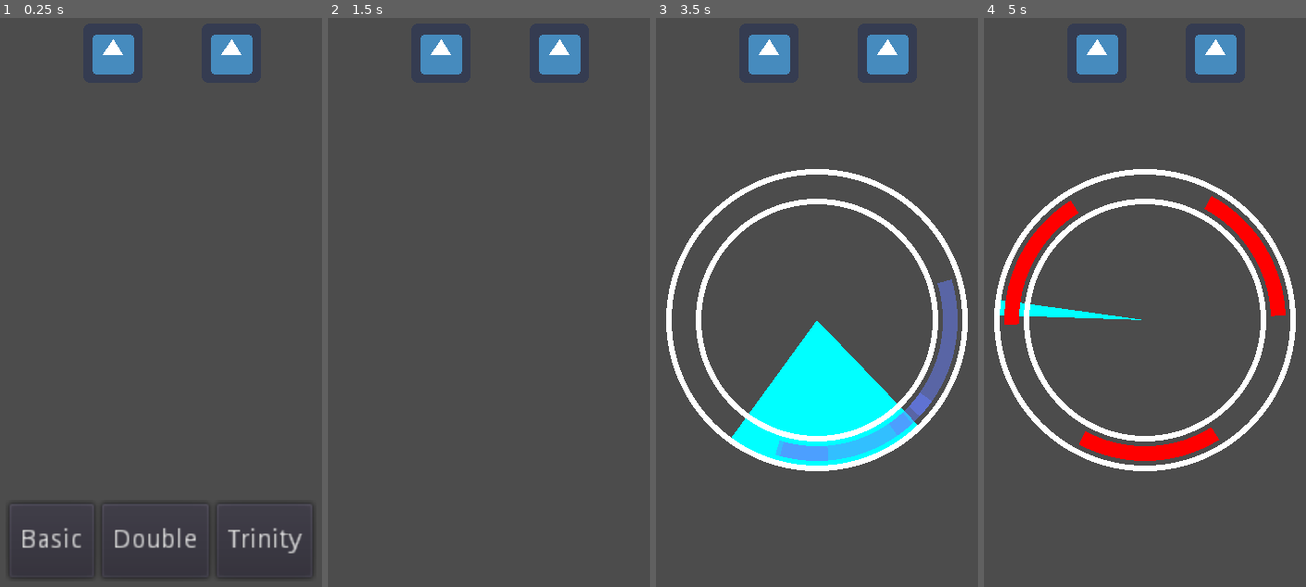
Above: before the commit, frames 1-4 (left to right).
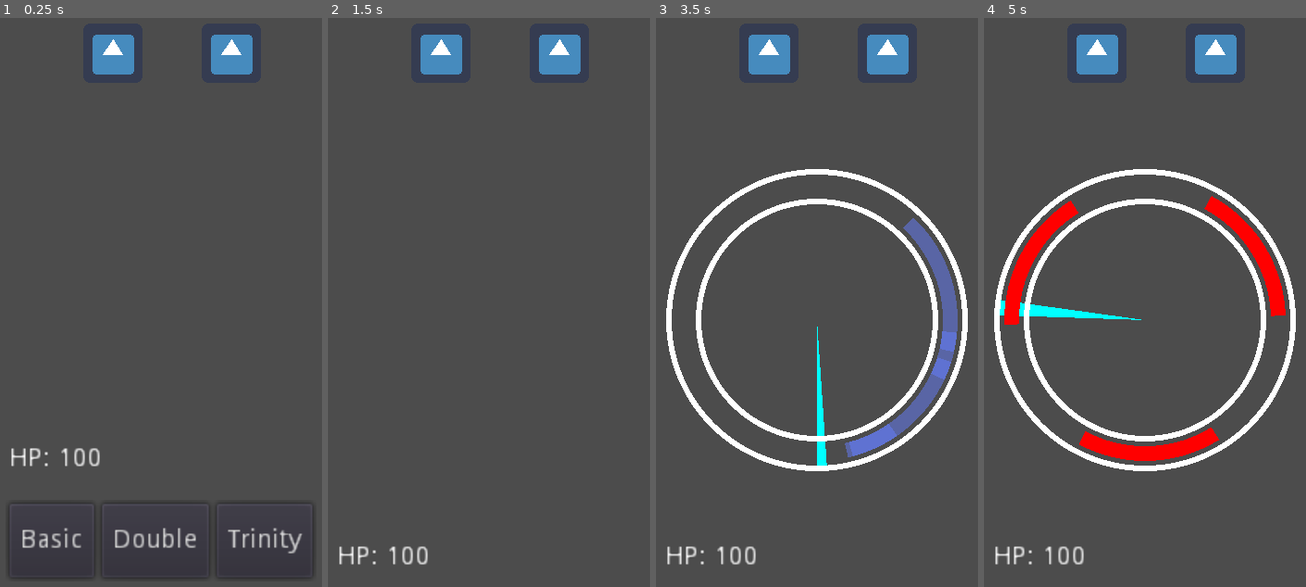
Above: after the commit, the same moments.

Repository: mharitsnf/SoulWheel
Game: Godot game, scene res://Scenes/Main/Root.tscn
Two runs of this game, one before a commit and one after it. Both use one fixed random seed, a clock stepped at 60 frames per second and the inputs below. The engine's default icon, where the game draws it, is replaced by a stand-in: a white triangle on a blue panel in a dark square.
Inputs:
- Up to frame 1 (0.25 s): no input
- Up to frame 2 (1.5 s): click "Basic" at 0.5 s; tap Enter (ui_accept) at 1.25 s
- Up to frame 3 (3.5 s): tap Enter (ui_accept) at 1.52, 2, 2.27, 2.75 s
- Up to frame 4 (5 s): tap Enter (ui_accept) at 3.77, 4.25, 4.52 s

The runs differ from the first frame. In frame 1, 0.3% of the frame differs, in the area x 3-32%, y 75-79%; in frame 2, 0.3%; in frame 3, 8.6%, in the area x 3-94%, y 35-97%; in frame 4, 0.3%.

Commit message:
Add HP indicator

Diff:
--- /dev/null
+++ b/Resources/Arrow/4-160-120.tres
@@ -0,0 +1,9 @@
+[gd_resource type="Resource" load_steps=2 format=2]
+
+[ext_resource path="res://Resources/Arrow/arrow_template.gd" type="Script" id=1]
+
+[resource]
+script = ExtResource( 1 )
+move_speed = 160
+rot_angle = 120
+thickness = 4
--- a/Resources/Arrow/Wide.tres
+++ b/Resources/Arrow/4-160-240.tres
@@ -4,6 +4,6 @@
 
 [resource]
 script = ExtResource( 1 )
-move_speed = 140
-rot_angle = 0
-thickness = 80
+move_speed = 160
+rot_angle = 240
+thickness = 4
--- /dev/null
+++ b/Resources/Arrow/40-140-0.tres
@@ -0,0 +1,9 @@
+[gd_resource type="Resource" load_steps=2 format=2]
+
+[ext_resource path="res://Resources/Arrow/arrow_template.gd" type="Script" id=1]
+
+[resource]
+script = ExtResource( 1 )
+move_speed = 140
+rot_angle = 0
+thickness = 40
--- a/Resources/Attack Skills/Basic.tres
+++ b/Resources/Attack Skills/Basic.tres
@@ -1,7 +1,7 @@
 [gd_resource type="Resource" load_steps=3 format=2]
 
 [ext_resource path="res://Resources/Attack Skills/attack_skill.gd" type="Script" id=1]
-[ext_resource path="res://Resources/Arrow/Wide.tres" type="Resource" id=2]
+[ext_resource path="res://Resources/Arrow/4-160-0.tres" type="Resource" id=2]
 
 [resource]
 script = ExtResource( 1 )
--- a/Resources/Attack Skills/Double.tres
+++ b/Resources/Attack Skills/Double.tres
@@ -1,6 +1,6 @@
 [gd_resource type="Resource" load_steps=3 format=2]
 
-[ext_resource path="res://Resources/Arrow/NormalArrow.tres" type="Resource" id=1]
+[ext_resource path="res://Resources/Arrow/4-160-0.tres" type="Resource" id=1]
 [ext_resource path="res://Resources/Attack Skills/attack_skill.gd" type="Script" id=2]
 
 [resource]
--- a/Resources/Attack Skills/Trinity.tres
+++ b/Resources/Attack Skills/Trinity.tres
@@ -1,25 +1,14 @@
-[gd_resource type="Resource" load_steps=6 format=2]
+[gd_resource type="Resource" load_steps=5 format=2]
 
-[ext_resource path="res://Resources/Arrow/NormalArrow.tres" type="Resource" id=1]
+[ext_resource path="res://Resources/Arrow/4-160-0.tres" type="Resource" id=1]
 [ext_resource path="res://Resources/Attack Skills/attack_skill.gd" type="Script" id=2]
-[ext_resource path="res://Resources/Arrow/arrow_template.gd" type="Script" id=3]
-
-[sub_resource type="Resource" id=1]
-script = ExtResource( 3 )
-move_speed = 160
-rot_angle = 120
-thickness = 4
-
-[sub_resource type="Resource" id=2]
-script = ExtResource( 3 )
-move_speed = 160
-rot_angle = 240
-thickness = 4
+[ext_resource path="res://Resources/Arrow/4-160-120.tres" type="Resource" id=3]
+[ext_resource path="res://Resources/Arrow/4-160-240.tres" type="Resource" id=4]
 
 [resource]
 script = ExtResource( 2 )
 name = "Trinity"
-data = [ [ ExtResource( 1 ), SubResource( 1 ), SubResource( 2 ) ] ]
+data = [ [ ExtResource( 1 ), ExtResource( 3 ), ExtResource( 4 ) ] ]
 damage = 5
 hp_cost = 0
 is_cost_percentage = false
--- /dev/null
+++ b/Resources/Damage Areas/60-100-120.tres
@@ -0,0 +1,11 @@
+[gd_resource type="Resource" load_steps=2 format=2]
+
+[ext_resource path="res://Resources/Damage Areas/damage_area.gd" type="Script" id=1]
+
+[resource]
+script = ExtResource( 1 )
+move_speed = 100
+thickness = 60
+rot_angle = 120
+damage = 10
+is_damage_percentage = false
--- /dev/null
+++ b/Resources/Damage Areas/60-100-240.tres
@@ -0,0 +1,11 @@
+[gd_resource type="Resource" load_steps=2 format=2]
+
+[ext_resource path="res://Resources/Damage Areas/damage_area.gd" type="Script" id=1]
+
+[resource]
+script = ExtResource( 1 )
+move_speed = 100
+thickness = 60
+rot_angle = 240
+damage = 10
+is_damage_percentage = false
--- a/Resources/Enemies/Enemy1.tres
+++ b/Resources/Enemies/Enemy1.tres
@@ -1,30 +1,15 @@
-[gd_resource type="Resource" load_steps=8 format=2]
+[gd_resource type="Resource" load_steps=7 format=2]
 
 [ext_resource path="res://Resources/Enemies/enemy_data_model.gd" type="Script" id=1]
-[ext_resource path="res://Resources/Soul Areas/20.tres" type="Resource" id=2]
-[ext_resource path="res://Resources/Soul Areas/60.tres" type="Resource" id=3]
-[ext_resource path="res://Resources/Damage Areas/damage_area.gd" type="Script" id=4]
-[ext_resource path="res://Resources/Damage Areas/60-100.tres" type="Resource" id=5]
-
-[sub_resource type="Resource" id=1]
-script = ExtResource( 4 )
-move_speed = 100
-thickness = 60
-rot_angle = 120
-damage = 10
-is_damage_percentage = false
-
-[sub_resource type="Resource" id=2]
-script = ExtResource( 4 )
-move_speed = 100
-thickness = 60
-rot_angle = 240
-damage = 10
-is_damage_percentage = false
+[ext_resource path="res://Resources/Soul Areas/20-150-0.tres" type="Resource" id=2]
+[ext_resource path="res://Resources/Soul Areas/60-100-0.tres" type="Resource" id=3]
+[ext_resource path="res://Resources/Damage Areas/60-100-120.tres" type="Resource" id=4]
+[ext_resource path="res://Resources/Damage Areas/60-100-240.tres" type="Resource" id=5]
+[ext_resource path="res://Resources/Damage Areas/60-100-0.tres" type="Resource" id=6]
 
 [resource]
 script = ExtResource( 1 )
 enemy_type = 1
 max_health = 30
 soul_areas = [ ExtResource( 3 ), ExtResource( 2 ) ]
-damage_areas = [ ExtResource( 5 ), SubResource( 1 ), SubResource( 2 ) ]
+damage_areas = [ ExtResource( 6 ), ExtResource( 4 ), ExtResource( 5 ) ]
--- a/Resources/Soul Areas/20.tres
+++ b/Resources/Soul Areas/20-150-0.tres
@@ -6,4 +6,4 @@
 script = ExtResource( 1 )
 thickness = 20
 move_speed = 150
-rot_angle = 30
+rot_angle = 0
--- a/Resources/Soul Areas/60.tres
+++ b/Resources/Soul Areas/60-100-0.tres
@@ -6,4 +6,4 @@
 script = ExtResource( 1 )
 thickness = 60
 move_speed = 100
-rot_angle = 30
+rot_angle = 0
--- a/Scenes/Components/Player/player.gd
+++ b/Scenes/Components/Player/player.gd
@@ -33,6 +33,8 @@
 func take_damage(damage):
 	var new_health = player_data_model.current_health - damage
 	player_data_model.current_health = max(0, new_health)
+
+	Globals.hp_hud.hp_label.text = "HP: " + str(new_health)
 
 	if new_health <= 0:
 		return true
@@ -128,11 +130,15 @@
 func _summon_skill_hud():
 	skill_hud_ins = skill_hud.instance()
 	Globals.root.add_child(skill_hud_ins)
-	yield(skill_hud_ins.initialize(Globals.skill_deck), "completed")
+	skill_hud_ins.initialize(Globals.skill_deck)
+
+	Globals.hp_hud.move_up()
+	yield(skill_hud_ins.show(), "completed")
 
 
 func _destroy_skill_hud():
-	yield(skill_hud_ins.destroy(), "completed")
+	Globals.hp_hud.move_down()
+	yield(skill_hud_ins.hide_and_destroy(), "completed")
 	skill_hud_ins = null
 
 
--- a/Scenes/Main/Root.tscn
+++ b/Scenes/Main/Root.tscn
@@ -1,7 +1,8 @@
-[gd_scene load_steps=5 format=2]
+[gd_scene load_steps=6 format=2]
 
 [ext_resource path="res://Scenes/Main/turn_manager.gd" type="Script" id=1]
 [ext_resource path="res://Scenes/Components/Enemy/Enemy.tscn" type="PackedScene" id=2]
+[ext_resource path="res://Scenes/UI/HUD.tscn" type="PackedScene" id=3]
 [ext_resource path="res://Scenes/Components/Player/Player.tscn" type="PackedScene" id=4]
 [ext_resource path="res://Scenes/Main/root.gd" type="Script" id=5]
 
@@ -18,3 +19,5 @@
 
 [node name="Enemy2" parent="TurnManager" instance=ExtResource( 2 )]
 position = Vector2( 128, 32 )
+
+[node name="HUD" parent="." instance=ExtResource( 3 )]
--- a/Scenes/UI/HUD.tscn
+++ b/Scenes/UI/HUD.tscn
@@ -1,5 +1,31 @@
-[gd_scene format=2]
+[gd_scene load_steps=2 format=2]
+
+[ext_resource path="res://Scenes/UI/hud.gd" type="Script" id=1]
 
 [node name="HUD" type="Control"]
+anchor_top = 0.7
+anchor_right = 1.0
+anchor_bottom = 0.8
+margin_top = 64.0
+margin_bottom = 64.0
+script = ExtResource( 1 )
+__meta__ = {
+"_edit_use_anchors_": true
+}
+
+[node name="MarginContainer" type="MarginContainer" parent="."]
 anchor_right = 1.0
 anchor_bottom = 1.0
+margin_left = 8.0
+margin_top = 8.0
+margin_right = -8.0
+margin_bottom = -8.0
+
+[node name="Label" type="Label" parent="MarginContainer"]
+margin_right = 164.0
+margin_bottom = 16.0
+size_flags_horizontal = 3
+size_flags_vertical = 3
+valign = 1
+
+[node name="Tween" type="Tween" parent="."]
--- a/Scenes/UI/Skills.tscn
+++ b/Scenes/UI/Skills.tscn
@@ -12,7 +12,6 @@
 __meta__ = {
 "_edit_use_anchors_": true
 }
-tween_speed = 0.4
 
 [node name="MarginContainer" type="MarginContainer" parent="."]
 anchor_right = 1.0
--- /dev/null
+++ b/Scenes/UI/hud.gd
@@ -0,0 +1,34 @@
+extends Control
+
+
+onready var hp_label = $MarginContainer/Label
+
+
+func _ready():
+	Globals.hp_hud = self
+
+	hp_label.text = "HP: " + str(Globals.player.player_data_model.current_health)
+
+
+func move_down():
+	$Tween.interpolate_property(
+		self,
+		"rect_position",
+		rect_position,
+		rect_position + Vector2(0, Globals.hud_move_amount),
+		Globals.hud_tween_speed, Tween.TRANS_CUBIC, Tween.EASE_OUT
+	)
+	$Tween.start()
+	yield($Tween, "tween_all_completed")
+
+
+func move_up():
+	$Tween.interpolate_property(
+		self,
+		"rect_position",
+		rect_position,
+		rect_position + Vector2(0, -Globals.hud_move_amount),
+		Globals.hud_tween_speed, Tween.TRANS_CUBIC, Tween.EASE_OUT
+	)
+	$Tween.start()
+	yield($Tween, "tween_all_completed")
--- a/Scenes/UI/skills.gd
+++ b/Scenes/UI/skills.gd
@@ -1,7 +1,5 @@
 extends Control
 
-
-export(float) var tween_speed : float
 
 onready var btn_container = $MarginContainer/ButtonContainer
 
@@ -14,23 +12,26 @@
 		btn_container.add_child(btn)
 		btn.connect("pressed", Globals.player, "_on_skill_button_pressed", [btn.get_index()])
 
+
+func show():
 	$Tween.interpolate_property(
 		self,
 		"rect_position",
 		rect_position,
-		rect_position + Vector2(0, -rect_size.y),
-		tween_speed, Tween.TRANS_CUBIC, Tween.EASE_OUT
+		rect_position + Vector2(0, -Globals.hud_move_amount),
+		Globals.hud_tween_speed, Tween.TRANS_CUBIC, Tween.EASE_OUT
 	)
 	$Tween.start()
 	yield($Tween, "tween_all_completed")
 
-func destroy():
+
+func hide_and_destroy():
 	$Tween.interpolate_property(
 		self,
 		"rect_position",
 		rect_position,
-		rect_position + Vector2(0, rect_size.y),
-		tween_speed, Tween.TRANS_CUBIC, Tween.EASE_OUT
+		rect_position + Vector2(0, Globals.hud_move_amount),
+		Globals.hud_tween_speed, Tween.TRANS_CUBIC, Tween.EASE_OUT
 	)
 	$Tween.start()
 	yield($Tween, "tween_all_completed")
--- a/Singletons/globals.gd
+++ b/Singletons/globals.gd
@@ -1,7 +1,11 @@
 extends Node
 
 var root : Node
+var hp_hud : Control
 var player : Player
+
+var hud_move_amount = 56
+var hud_tween_speed = 0.4
 
 var current_area = 1
 var current_round = 1
Renamed: Resources/Arrow/NormalArrow.tres -> Resources/Arrow/4-160-0.tres
Renamed: Resources/Arrow/FastArrow.tres -> Resources/Arrow/4-240-0.tres
Renamed: Resources/Damage Areas/60-100.tres -> Resources/Damage Areas/60-100-0.tres
